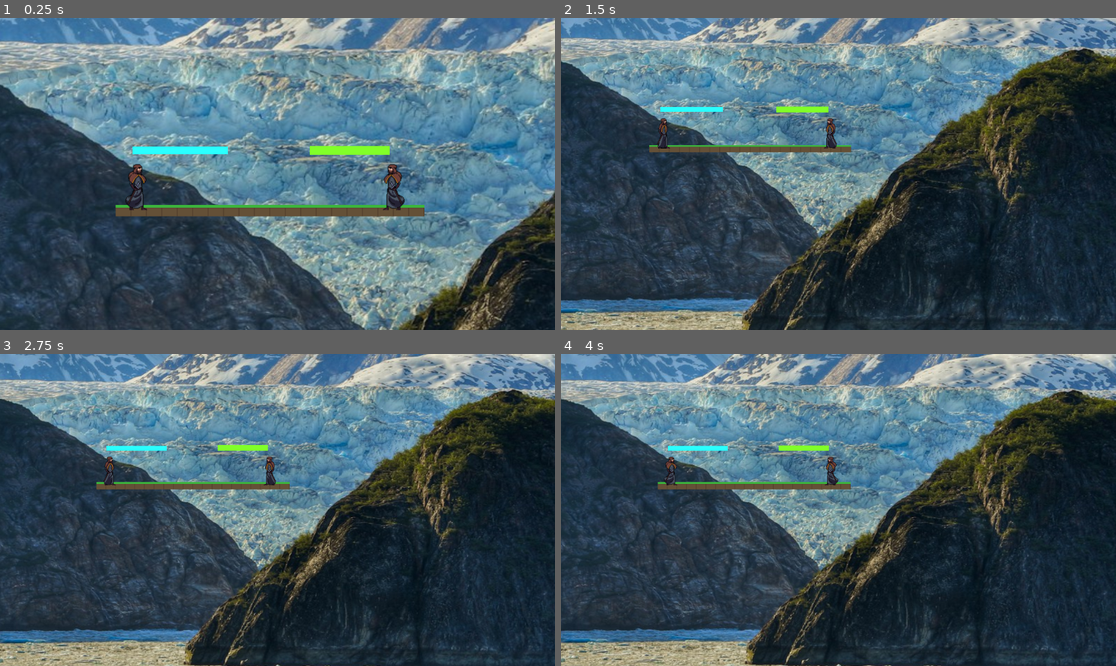
Above: before the commit, frames 1-4 (two rows, left to right).
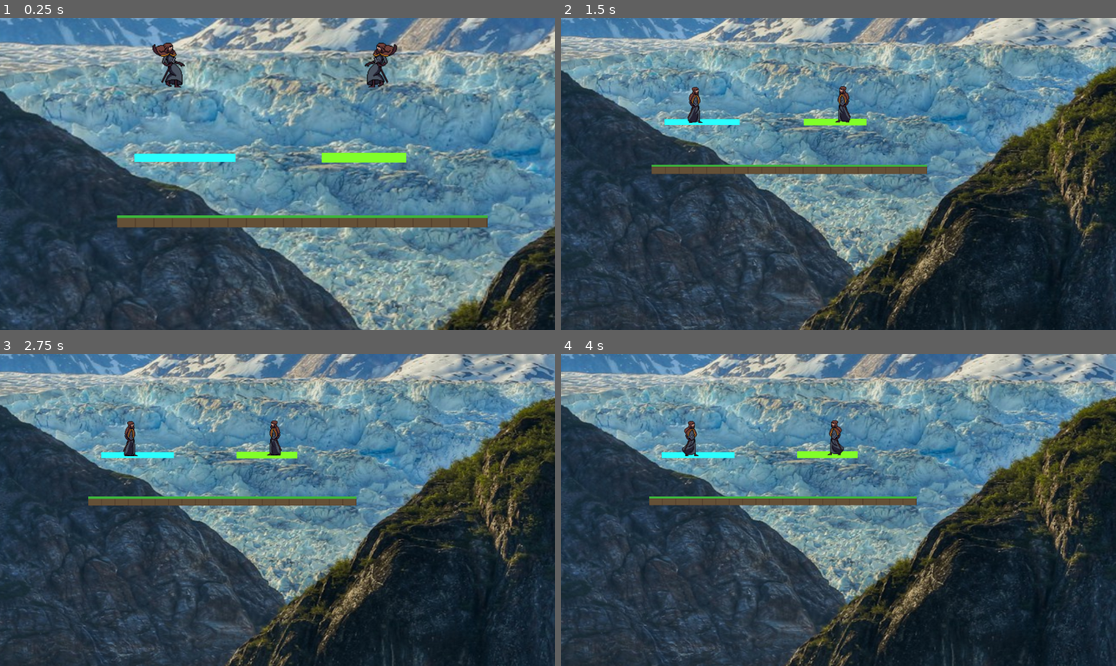
Above: after the commit, the same moments.

Repository: charles-priem/Fighter-i-
Game: Godot game, scene res://scenes/game_scene.tscn
Same seed, same stepped clock (60 frames per second), same inputs: the game is played once before the commit and once after it.
Inputs:
- Up to frame 1 (0.25 s): no input
- Up to frame 2 (1.5 s): no input
- Up to frame 3 (2.75 s): no input
- Up to frame 4 (4 s): no input

The runs differ from the first frame. In frame 1, 45% of the frame differs, in the area x 0-100%, y 0-100%; in frame 2, 54%; in frame 3, 52%; in frame 4, 52%.

Commit message:
Amélioration systeme de dash

Diff:
--- /dev/null
+++ b/hitbox.gd
@@ -0,0 +1,11 @@
+extends Node
+
+
+# Called when the node enters the scene tree for the first time.
+func _ready() -> void:
+	pass # Replace with function body.
+
+
+# Called every frame. 'delta' is the elapsed time since the previous frame.
+func _process(delta: float) -> void:
+	pass
--- a/project.godot
+++ b/project.godot
@@ -64,7 +64,7 @@
 }
 p2_down={
 "deadzone": 0.2,
-"events": [Object(InputEventKey,"resource_local_to_scene":fa …(146 unchanged characters)… se,"keycode":0,"physical_keycode":4194440,"key_label":0,"unicode":50,"location":0,"echo":false,"script":null)
+"events": [Object(InputEventKey,"resource_local_to_scene":fa …(146 unchanged characters)… se,"keycode":0,"physical_keycode":4194443,"key_label":0,"unicode":53,"location":0,"echo":false,"script":null)
 ]
 }
 p2_attack={
--- a/scenes/Dubois.tscn
+++ b/scenes/Dubois.tscn
@@ -185,6 +185,9 @@
 "speed": 15.0
 }]
 
+[sub_resource type="RectangleShape2D" id="RectangleShape2D_y56nc"]
+size = Vector2(3, 15.1875)
+
 [node name="Player" type="CharacterBody2D" unique_id=2041489519]
 
 [node name="AnimationPlayer" type="AnimationPlayer" parent="." unique_id=219465780]
@@ -204,6 +207,11 @@
 position = Vector2(-29, -72)
 scale = Vector2(1.8, 1.8)
 sprite_frames = SubResource("SpriteFrames_34wqp")
-animation = &"fall"
-frame_progress = 0.19344091
+animation = &"idle"
 flip_h = true
+
+[node name="LedgeDetector" type="Area2D" parent="." unique_id=985585202]
+
+[node name="CollisionShape2D" type="CollisionShape2D" parent="LedgeDetector" unique_id=1420641610]
+position = Vector2(-7.015, -62.066)
+shape = SubResource("RectangleShape2D_y56nc")
--- a/scenes/ElYaagoubi.tscn
+++ b/scenes/ElYaagoubi.tscn
@@ -155,6 +155,11 @@
 "name": &"jump",
 "speed": 8.0
 }, {
+"frames": [],
+"loop": true,
+"name": &"ledge_gap",
+"speed": 5.0
+}, {
 "frames": [{
 "duration": 1.0,
 "texture": SubResource("AtlasTexture_0s23m")
@@ -184,6 +189,9 @@
 "name": &"run",
 "speed": 20.0
 }]
+
+[sub_resource type="RectangleShape2D" id="RectangleShape2D_wv1as"]
+size = Vector2(0.099999964, 1.0999999)
 
 [node name="Player" type="CharacterBody2D" unique_id=2041489519]
 
@@ -205,4 +213,10 @@
 scale = Vector2(1.8, 1.8)
 sprite_frames = SubResource("SpriteFrames_owota")
 animation = &"jump"
-frame_progress = 0.31021962
+
+[node name="LedgeDetector" type="Area2D" parent="." unique_id=507597316]
+
+[node name="CollisionShape2D" type="CollisionShape2D" parent="LedgeDetector" unique_id=251650850]
+position = Vector2(2.315, -62.35)
+scale = Vector2(10, 10)
+shape = SubResource("RectangleShape2D_wv1as")
--- a/scenes/game_scene.tscn
+++ b/scenes/game_scene.tscn
@@ -10,7 +10,7 @@
 [ext_resource type="Texture2D" uid="uid://btcdxcxed85ko" path="res://assets/sprites/bg2.jpg" id="9_utbpp"]
 
 [sub_resource type="RectangleShape2D" id="RectangleShape2D_lxttp"]
-size = Vector2(800, 30)
+size = Vector2(910, 30)
 
 [sub_resource type="RectangleShape2D" id="RectangleShape2D_w5aja"]
 size = Vector2(248, 20)
@@ -24,9 +24,12 @@
 collision_mask = 0
 
 [node name="CollisionShape2D" type="CollisionShape2D" parent="MainPlatform" unique_id=886279966]
+position = Vector2(55, 0)
 shape = SubResource("RectangleShape2D_lxttp")
 
 [node name="Sprite2D" type="Sprite2D" parent="MainPlatform" unique_id=1202237861]
+position = Vector2(55.000015, 0)
+scale = Vector2(1.1375, 1)
 texture = ExtResource("1_rurhu")
 
 [node name="StaticBody2D" type="StaticBody2D" parent="." unique_id=1218308093]
@@ -132,11 +135,11 @@
 texture = ExtResource("9_utbpp")
 
 [node name="ElYaagoubi" parent="." unique_id=2041489519 instance=ExtResource("5_rurhu")]
-position = Vector2(-343, -46)
+position = Vector2(-256, -405)
 script = ExtResource("6_b5spy")
 
 [node name="Dubois" parent="." unique_id=512612971 instance=ExtResource("6_kk2rg")]
-position = Vector2(322, -44)
+position = Vector2(236, -405)
 script = ExtResource("8_utbpp")
 max_jumps = 4
 player_number = 2
--- a/scripts/base_player.gd
+++ b/scripts/base_player.gd
@@ -1,13 +1,17 @@
 extends CharacterBody2D
 class_name BasePlayer
 
-# STATS (modifiables par chaque prof)
-@export var character_name : String = "Inconnu"
-@export var character_color: Color  = Color.WHITE
-@export var move_speed  : float = 300.0
-@export var jump_force  : float = 700.0
-@export var weight      : float = 1.0
-@export var max_jumps   : int   = 2
+# STATS
+@export var character_name  : String = "Inconnu"
+@export var character_color : Color  = Color.WHITE
+@export var move_speed      : float  = 300.0
+@export var jump_force      : float  = 700.0
+@export var weight          : float  = 1.0
+@export var max_jumps       : int    = 2
+@export var max_stocks      : int    = 3
+@export var player_number   : int    = 1
+@export var dash_speed      : float = 800.0
+@export var dash_duration   : float = 0.2
 
 # VARIABLES INTERNES
 var gravity          = ProjectSettings.get_setting("physics/2d/default_gravity")
@@ -18,33 +22,83 @@
 var invincible_timer : float = 0.0
 var facing_right     : bool  = true
 
-@export var player_number: int = 1
-
+
+# Dash
+var is_dashing       : bool  = false
+var can_air_dash     : bool  = true
+var dash_timer       : float = 0.0
+var dash_dir         : Vector2 = Vector2.ZERO
+
+# VARIABLES LEDGE GRAB
+var is_grabbing_ledge : bool  = false
+var ledge_timer       : float = 0.0
+const LEDGE_HOLD_TIME : float = 1.0  # secondes max accrochage
+
+@onready var ledge_detector = $LedgeDetector
+
+# CONSTANTES
+const DASH_SPEED     : float = 1000.0
+const DASH_DURATION  : float = 0.15
+const FAST_FALL_MULT : float = 2.5
+
+# SIGNAUX
+signal stock_lost(player_num, stocks_remaining)
+signal player_eliminated(player_num)
+
+# REFERENCES
 @onready var sprite = $AnimatedSprite2D
 
 # READY
 func _ready():
 	add_to_group("players")
-	#sprite.modulate = character_color
-
+	velocity = Vector2.ZERO
+	sprite.sprite_frames = sprite.sprite_frames.duplicate()
+	ledge_detector.body_entered.connect(_on_ledge_detected)
+	ledge_detector.body_exited.connect(_on_ledge_exited)
 # BOUCLE PHYSIQUE
 func _physics_process(delta):
-	if invincible_timer > 0:
-		invincible_timer -= delta
-
+	# Gestion des timers
+	if invincible_timer > 0: invincible_timer -= delta
+
+	# 1. LOGIQUE DE LEDGE
+	if is_grabbing_ledge:
+		handle_ledge_hang(delta)
+		move_and_slide()
+		return
+
+	# 2. LOGIQUE DE DASH (Prioritaire sur tout)
+	if is_dashing:
+		dash_timer -= delta
+		velocity = dash_dir * dash_speed
+		if dash_timer <= 0:
+			is_dashing = false
+			velocity = velocity * 0.5 # On garde un peu d'élan en sortie
+		move_and_slide()
+		return
+
+	# 3. PHYSIQUE NORMALE (En dehors du dash)
 	if not is_on_floor():
 		velocity.y += gravity * delta
+	else:
+		jumps_remaining = max_jumps
+		can_air_dash = true # Reset au sol
 
 	handle_jump()
 	handle_movement()
+	handle_dash_input() # La nouvelle fonction
+	handle_fast_fall()
 
 	if not is_attacking:
 		handle_attacks()
 
 	move_and_slide()
-
-	if is_on_floor():
-		jumps_remaining = max_jumps
+# CLIGNOTEMENT
+func _process(_delta):
+	if invincible_timer > 0:
+		var blink = sin(Time.get_ticks_msec() * 0.025) > 0
+		sprite.visible = blink
+	else:
+		sprite.visible = true
 
 # SAUT
 func handle_jump():
@@ -55,6 +109,9 @@
 
 # MOUVEMENT
 func handle_movement():
+	if is_dashing:
+		return
+
 	var dir = Input.get_axis(
 		"p" + str(player_number) + "_left",
 		"p" + str(player_number) + "_right"
@@ -66,7 +123,40 @@
 	else:
 		velocity.x = move_toward(velocity.x, 0, move_speed)
 
-# ATTAQUES : vide, chaque prof le remplace
+# DASH_input
+func handle_dash_input():
+	var dash_action = "p" + str(player_number) + "_smash"
+
+	if Input.is_action_just_pressed(dash_action):
+		if is_on_floor() or can_air_dash:
+			# On récupère la direction (Haut, Bas, Gauche, Droite ou Diagonales)
+			var input_dir = Vector2(
+				Input.get_axis("p" + str(player_number) + "_left", "p" + str(player_number) + "_right"),
+				Input.get_axis("p" + str(player_number) + "_jump", "p" + str(player_number) + "_down")
+			)
+
+			# Si aucune direction pressée, on dash vers l'avant par défaut
+			if input_dir == Vector2.ZERO:
+				input_dir.x = 1.0 if facing_right else -1.0
+
+			# Lancement du dash
+			start_dash(input_dir.normalized())
+
+func start_dash(dir):
+	is_dashing = true
+	dash_timer = dash_duration
+	dash_dir = dir
+	if not is_on_floor():
+		can_air_dash = false # On consomme le dash aérien
+
+# CHUTE RAPIDE
+func handle_fast_fall():
+	var down_action = "p" + str(player_number) + "_down"
+	if Input.is_action_just_pressed(down_action) and not is_on_floor():
+		if velocity.y > 0:
+			velocity.y *= FAST_FALL_MULT
+
+#  ATTAQUES :
 func handle_attacks():
 	pass
 
@@ -75,25 +165,47 @@
 			  attacker_right: bool):
 	if invincible_timer > 0:
 		return
+	is_dashing = false;
 	damage_percent += dmg
 	var mult = (1.0 + damage_percent / 100.0) / weight
 	var vx = kb_x * mult
 	var vy = kb_y * mult
 	if not attacker_right:
 		vx = -vx
-	velocity = Vector2(vx, vy)
+	velocity         = Vector2(vx, vy)
 	invincible_timer = 0.5
 	update_hud()
 
 # MORT
 func die():
 	stocks -= 1
+	emit_signal("stock_lost", player_number, stocks)
+
+	var hud = get_tree().root.get_node_or_null("GameScene/HUD/Control")
+	if hud:
+		hud.update_stocks(player_number, stocks)
+
+	if stocks <= 0:
+		emit_signal("player_eliminated", player_number)
+		await get_tree().create_timer(1.0).timeout
+		queue_free()
+	else:
+		await get_tree().create_timer(0.8).timeout
+		respawn()
+
+# RESPAWN
+func respawn():
 	damage_percent   = 0.0
-	position         = Vector2(500, 100)
 	velocity         = Vector2.ZERO
 	invincible_timer = 2.0
-	if stocks <= 0:
-		get_tree().change_scene_to_file("res://scenes/game_over.tscn")
+	if player_number == 1:
+		position = Vector2(300, 100)
+	else:
+		position = Vector2(700, 100)
+	sprite.modulate = Color(1, 1, 1, 0)
+	var tween = get_tree().create_tween()
+	tween.tween_property(sprite, "modulate", Color(1, 1, 1, 1), 0.5)
+	update_hud()
 
 # HUD
 func update_hud():
@@ -101,7 +213,7 @@
 	if hud:
 		hud.update_percent(player_number, damage_percent)
 
-# UTILITAIRE : lancer une attaque proprement
+# UTILITAIRE ATTAQUE
 func do_attack(hitbox_name: String, startup: float,
 			   active: float, recovery: float):
 	is_attacking = true
@@ -111,3 +223,53 @@
 	get_node(hitbox_name).monitoring = false
 	await get_tree().create_timer(recovery).timeout
 	is_attacking = false
+
+	# LEDGE GRAB
+func _on_ledge_detected(_body):
+	# Déclencher seulement si dans les airs et en train de tomber
+	if not is_on_floor() and velocity.y > 0 and not is_grabbing_ledge:
+		start_ledge_grab()
+
+func _on_ledge_exited(_body):
+	pass  # On gère la sortie manuellement
+
+func start_ledge_grab():
+	is_grabbing_ledge = true
+	can_air_dash = true # On récupère son dash quand on attrape un rebord !
+	ledge_timer = LEDGE_HOLD_TIME
+	velocity = Vector2.ZERO
+
+func handle_ledge_hang(delta):
+	# Figer sur place
+	velocity = Vector2.ZERO
+
+	# Décompter le timer
+	ledge_timer -= delta
+
+	# Tomber si le timer expire
+	if ledge_timer <= 0:
+		release_ledge()
+		return
+
+	var jump_action = "p" + str(player_number) + "_jump"
+	var down_action = "p" + str(player_number) + "_down"
+
+	# Remonter sur la plateforme avec saut
+	if Input.is_action_just_pressed(jump_action):
+		climb_up()
+
+	# Lâcher avec bas
+	if Input.is_action_just_pressed(down_action):
+		release_ledge()
+
+func climb_up():
+	is_grabbing_ledge = false
+	# Donner une impulsion vers le haut et dans la bonne direction
+	velocity.y = -jump_force
+	velocity.x = 150.0 if facing_right else -150.0
+	jumps_remaining = max_jumps
+
+func release_ledge():
+	is_grabbing_ledge = false
+# Lâcher avec une petite vitesse vers le bas
+	velocity.y = 100.0
--- a/scripts/blastzone.gd
+++ b/scripts/blastzone.gd
@@ -1,13 +1,8 @@
 extends Area2D
 
-# Ce script est attaché à chaque zone d'élimination
 func _ready():
-# On écoute le signal " body_entered " :
-# il se déclenche quand un personnage entre dans la zone
-	body_entered . connect ( _on_body_entered )
+	body_entered.connect(_on_body_entered)
 
-func _on_body_entered (body):
-# On vérifie que c'est bien un joueur (et pas une plateforme )
-	if body. is_in_group (" players "):
-# On appelle la fonction "die ()" du joueur
-		body.die ()
+func _on_body_entered(body):
+	if body.is_in_group("players"):
+		body.die()
Not shown, added: hitbox.gd.uid
